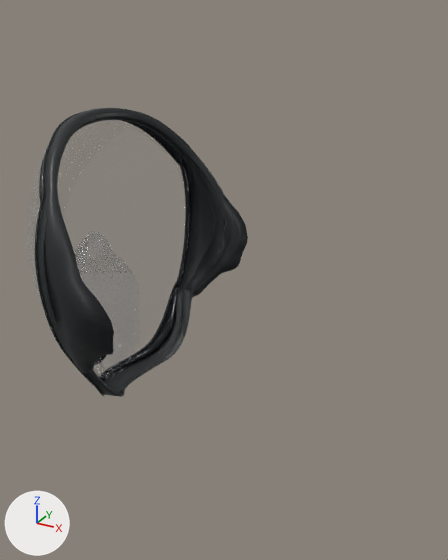
The glTF model assets/SK_CodexScubaMask.glb as it was, and as the next commit left it.
The view is the same before and after, from a camera (50 mm lens) standing at (0.121, -0.244, 0.189) and looking at (-0.014, 0.003, 0.066). The lights are fixed; the arrows at lower left show +X, +Y and +Z. The older version comes first. Where no turn or scale is listed for an object, it has been applied to the vertices.

The older version as bpy lines, for what is in view:
```python
me_sk_codexscubamask_under_chin_cup_001 = bpy.data.meshes.new('SK_CodexScubaMask_under_chin_cup.001')
me_sk_codexscubamask_under_chin_cup_001.from_pydata(...)  # 24347 vertices, 48394 faces; spans x -0.122..-0.032, y -0.065..0.065, z -0.012..0.144
me_sk_codexscubamask_under_chin_cup_001.materials.append(mat_m_scuba_silicone)  # black #24282a
me_sk_codexscubamask_under_chin_cup_001.materials.append(mat_m_scuba_polymer)  # black #1f2428
me_sk_codexscubamask_under_chin_cup_001.materials.append(mat_m_scuba_teal)  # black #181d21
me_sk_codexscubamask_under_chin_cup_001.materials.append(mat_m_scuba_tealaccent)  # dark grey #35383a
me_sk_codexscubamask_under_chin_cup_001.materials.append(mat_m_scuba_steel)  # grey #656c73
me_sk_codexscubamask_under_chin_cup_001.materials.append(mat_m_scuba_vent)  # black #0d1012
me_sk_codexscubamask_under_chin_cup_001.materials.append(mat_m_scuba_rubberdetail)  # dark grey #2f3235
me_sk_codexscubamask_under_chin_cup_001.materials.append(mat_m_scuba_nasalcup)  # white #eaeff2
me_sk_codexscubamask_under_chin_cup_001.materials.append(mat_m_scuba_visor)  # white #fcfdfe
ob_sk_codexscubamask = bpy.data.objects.new('SK_CodexScubaMask', me_sk_codexscubamask_under_chin_cup_001)
ob_sk_codexscubamask.location = (0.0, 0.0, 0.0)
```
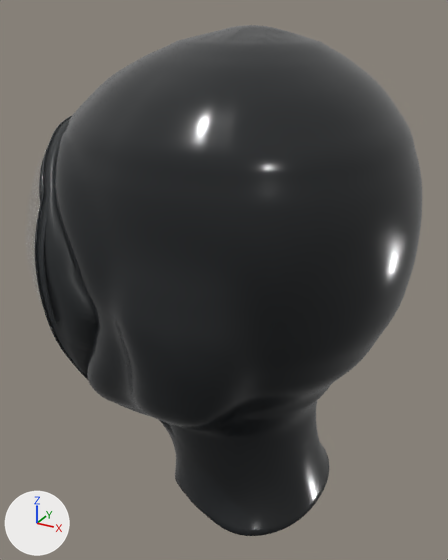
Diff of the bpy script that builds the scene:
```diff
--- a/assets/SK_CodexScubaMask.glb.py
+++ b/assets/SK_CodexScubaMask.glb.py
@@ mat_m_scuba_valveaccent @@
+mat_m_scuba_valveaccent = principled_material('M_Scuba_ValveAccent')
+mat_m_scuba_valveaccent.base_color = (0.035, 0.04, 0.043)  # dark grey #35383a
+mat_m_scuba_valveaccent.metallic = 0.2
+mat_m_scuba_valveaccent.roughness = 0.27
@@ mat_m_scuba_latexhood @@
+mat_m_scuba_latexhood = principled_material('M_Scuba_LatexHood')
+mat_m_scuba_latexhood.base_color = (0.006, 0.008, 0.01)  # black #121619
+mat_m_scuba_latexhood.roughness = 0.2
+mat_m_scuba_latexhood.coat_weight = 0.3
+mat_m_scuba_latexhood.coat_roughness = 0.13
@@ mat_m_scuba_valvevent @@
+mat_m_scuba_valvevent = principled_material('M_Scuba_ValveVent')
+mat_m_scuba_valvevent.base_color = (0.004, 0.005, 0.006)  # black #0d1012
@@ me_sk_codexscubamask_under_chin_cup_001 @@
 # used by ob_sk_codexscubamask; location = (0.0, 0.0, 0.0)
-me_sk_codexscubamask_under_chin_cup_001.from_pydata(...)  # 24347 vertices, 48394 faces; spans x -0.122..-0.032, y -0.065..0.065, z -0.012..0.144
+me_sk_codexscubamask_under_chin_cup_001.from_pydata(...)  # 49049 vertices, 97798 faces; spans x -0.122..0.076, y -0.083..0.083, z -0.042..0.183
+# me_sk_codexscubamask_under_chin_cup_001 part 1: a new loose piece of 24702 vertices spanning x -0.086..0.076, y -0.083..0.083, z -0.042..0.183, in mat_m_scuba_latexhood (black #121619)
+# other edits to the shape of me_sk_codexscubamask_under_chin_cup_001 do not show in these pictures
 me_sk_codexscubamask_under_chin_cup_001.materials.append(mat_m_scuba_silicone)
@@ me_sk_codexscubamask_under_chin_cup_001 @@
 me_sk_codexscubamask_under_chin_cup_001.materials.append(mat_m_scuba_visor)
+me_sk_codexscubamask_under_chin_cup_001.materials.append(mat_m_scuba_valveaccent)  # dark grey #35383a
+me_sk_codexscubamask_under_chin_cup_001.materials.append(mat_m_scuba_valvevent)  # black #0d1012
+me_sk_codexscubamask_under_chin_cup_001.materials.append(mat_m_scuba_latexhood)  # black #121619
```

Boxes (x1, y1, x2, y2) around the edits, measured in the pictures (448 x 560 px):
'SK_CodexScubaMask', reshaped (78% wider, 77% taller): before (25, 108, 248, 397); after (25, 25, 422, 536)
part 1 of me_sk_codexscubamask_under_chin_cup_001, added: after (55, 25, 422, 536)
